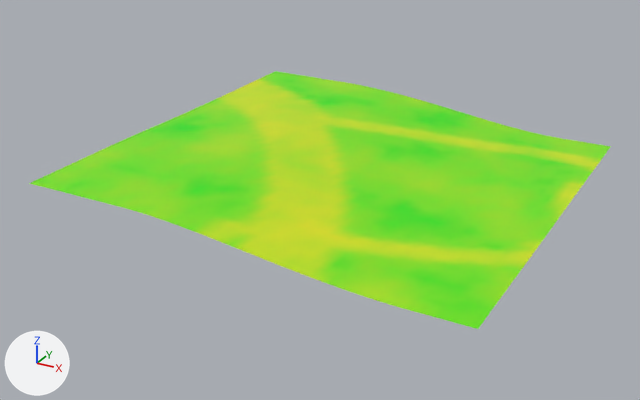
Two versions of the glTF model public/assets/hasselby/terrain_0_2.glb, one commit apart.
Rendered twice from a camera (50 mm lens) standing at (-52.9, -84.2, 66.6) and looking at (-130.8, 57.3, -4.2). Arrows for +X, +Y and +Z are at lower left; the lights stay in place. The first picture is the older version. Vertices at exactly the same position are counted once.

Names of what the first picture shows: 'terrain_0_2'.
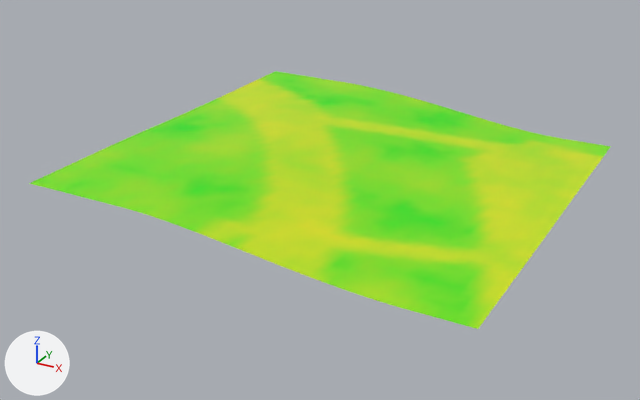
Diff of the bpy script that builds the scene:
```diff
--- a/public/assets/hasselby/terrain_0_2.glb.py
+++ b/public/assets/hasselby/terrain_0_2.glb.py
@@ me_terrain_0_2 @@
 me_terrain_0_2.from_pydata(...)  # 1936 vertices, 3698 faces; spans x -170.0..-85.0, y 20.0..105.0, z -0.2..5.3
 # used by ob_terrain_0_2; location = (0.0, 0.0, 0.0)
+# me_terrain_0_2 part 1: 418 faces centred in x -110.0..-85.7, y 20.7..102.4, z -0.2..1.0 are repainted in the vertex colours; the middle colour goes from green #82ff00 to green #cfff00
+# me_terrain_0_2 part 2: 223 faces centred in x -106.1..-85.7, y 30.5..96.4, z -0.1..0.6 are repainted in the vertex colours; the middle colour goes from green #9cff00 to yellow #e2ff00
 me_terrain_0_2.materials.append(mat_ground_lawn)
```

Where the change shows, as pixel boxes (x1, y1, x2, y2) in the pictures (640 x 400 px):
part 1 of me_terrain_0_2, recoloured: (456, 137, 605, 329) in both
part 2 of me_terrain_0_2, recoloured: (475, 148, 602, 298) in both
